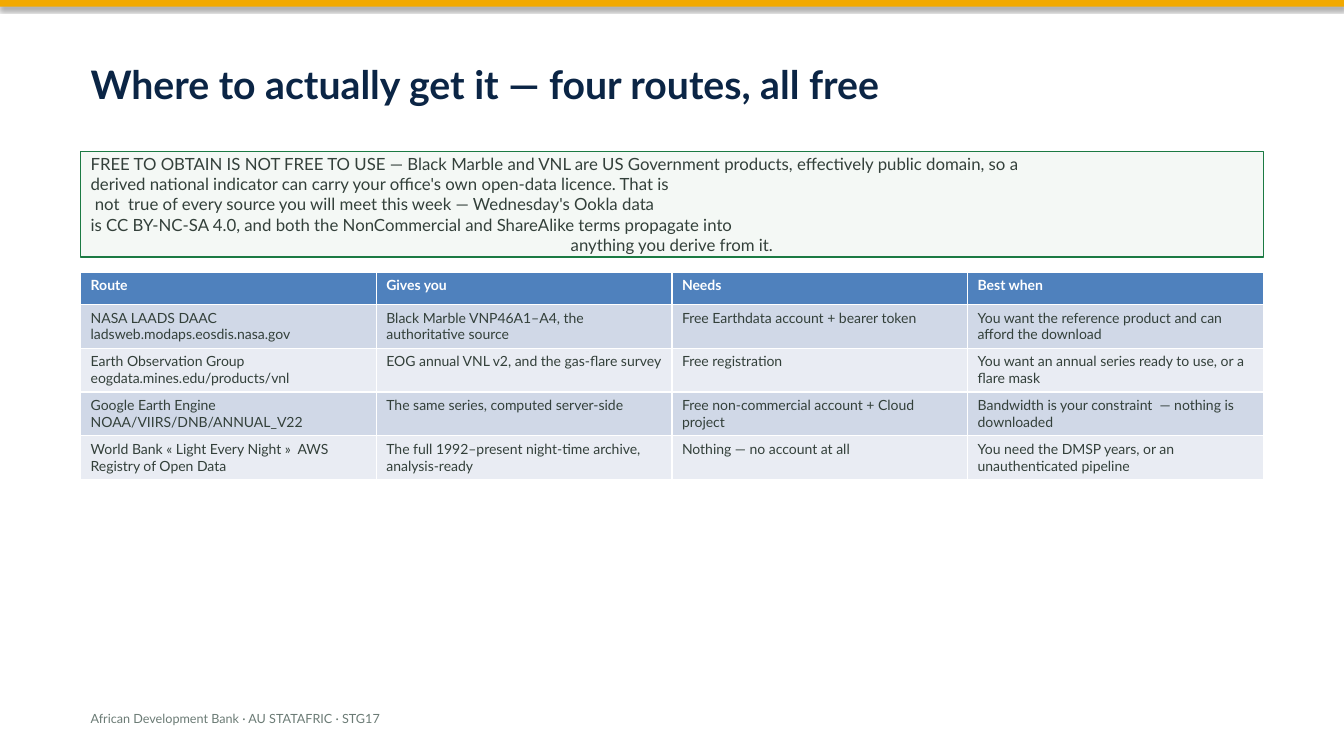
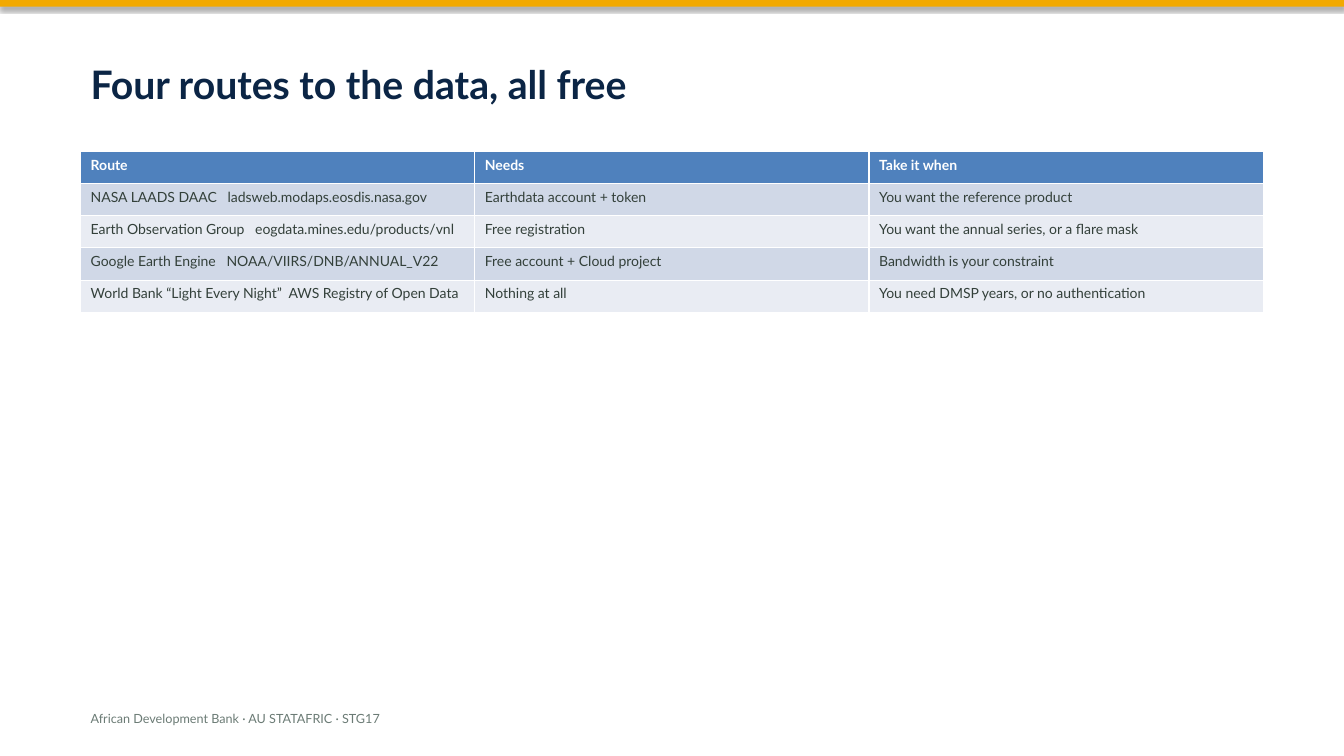
Before and after one commit to datainnov4africa-web/stg17-workshop, a slide deck: slide 9 of docs/slides/pptx/08-ntl-what-darkness-tells-us-en.pptx (slide 7 before the commit). Drawn at 1344x756 pixels with LibreOffice and Linux fonts; fonts in the diff are those of the drawing. Boxes give left, top, right and bottom in pixels: in the first picture for what was removed or moved away, otherwise in the second. Text is boxed around its words. In the diff, an @@ line names an element or a change of style, - is before the commit and + after.

```diff
--- a/docs/slides/pptx/08-ntl-what-darkness-tells-us-en.pptx
+++ b/docs/slides/pptx/08-ntl-what-darkness-tells-us-en.pptx
@@ text at box(91, 70, 627, 105): text changed @@
-Where to actually get it — four routes, all free
+Four routes to the data, all free
@@ table at box(81, 151, 1263, 313) @@
-column 1: Route | NASA LAADS DAAC ladsweb.modaps.eosdis.nasa.gov | Earth Observation Group eogdata.mines.edu/products/vnl | Google Earth Engine NOAA/VIIRS/DNB/ANNUAL_V22 | World Bank « Light Every Night » AWS Registry of Open Data
-column 2: Gives you | Black Marble VNP46A1–A4, the authoritative source | EOG annual VNL v2, and the gas-flare survey | The same series, computed server-side | The full 1992–present night-time archive, analysis-ready
-column 3: Needs | Free Earthdata account + bearer token | Free registration | Free non-commercial account + Cloud project | Nothing — no account at all
-column 4: Best when | You want the reference product and can afford the download | You want an annual series ready to use, or a flare mask | Bandwidth is your constraint — nothing is downloaded | You need the DMSP years, or an unauthenticated pipeline
+column 1: Route | NASA LAADS DAAC ladsweb.modaps.eosdis.nasa.gov | Earth Observation Group eogdata.mines.edu/products/vnl | Google Earth Engine NOAA/VIIRS/DNB/ANNUAL_V22 | World Bank “Light Every Night” AWS Registry of Open Data
+column 2: Needs | Earthdata account + token | Free registration | Free account + Cloud project | Nothing at all
+column 3: Take it when | You want the reference product | You want the annual series, or a flare mask | Bandwidth is your constraint | You need DMSP years, or no authentication
@@ table: place and size @@
-table at box(81, 272, 1262, 478)
+table at box(81, 151, 1263, 313)
@@ rectangle removed at box(81, 151, 1263, 257) @@
-FREE TO OBTAIN IS NOT FREE TO USE — Black Marble and VNL are US Government products, effectively public domain, so a
-derived national indicator can carry your office's own open-data licence. That is
-not true of every source you will meet this week — Wednesday's Ookla data
-is CC BY-NC-SA 4.0, and both the NonCommercial and ShareAlike terms propagate into
-anything you derive from it.
```
Also in this commit, not shown: 11 other slides changed, 3 slides added, 11 other files.
